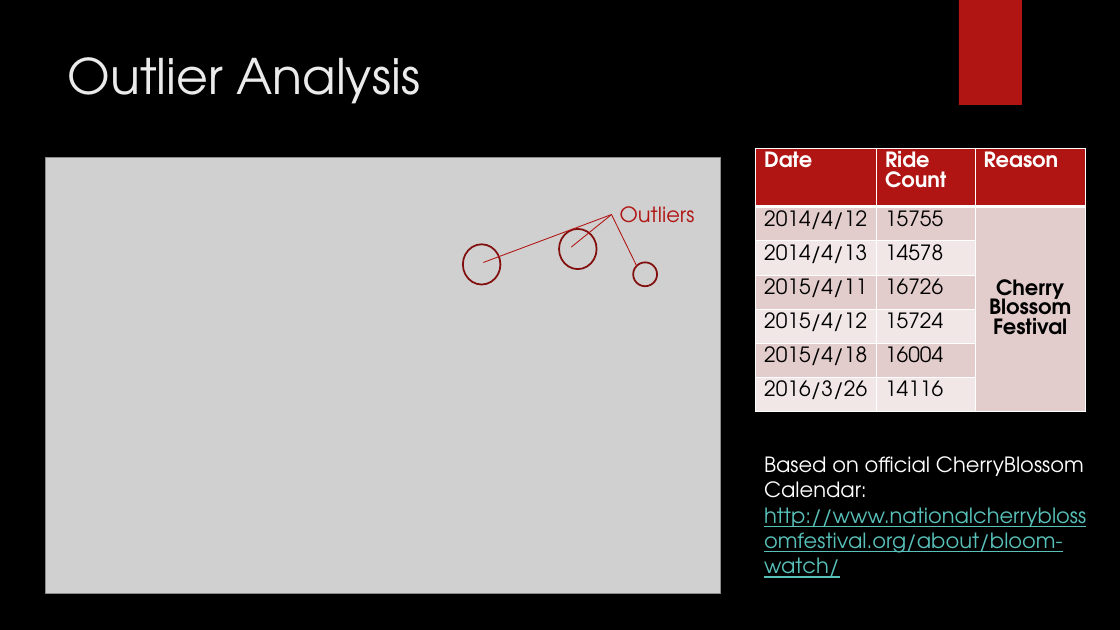
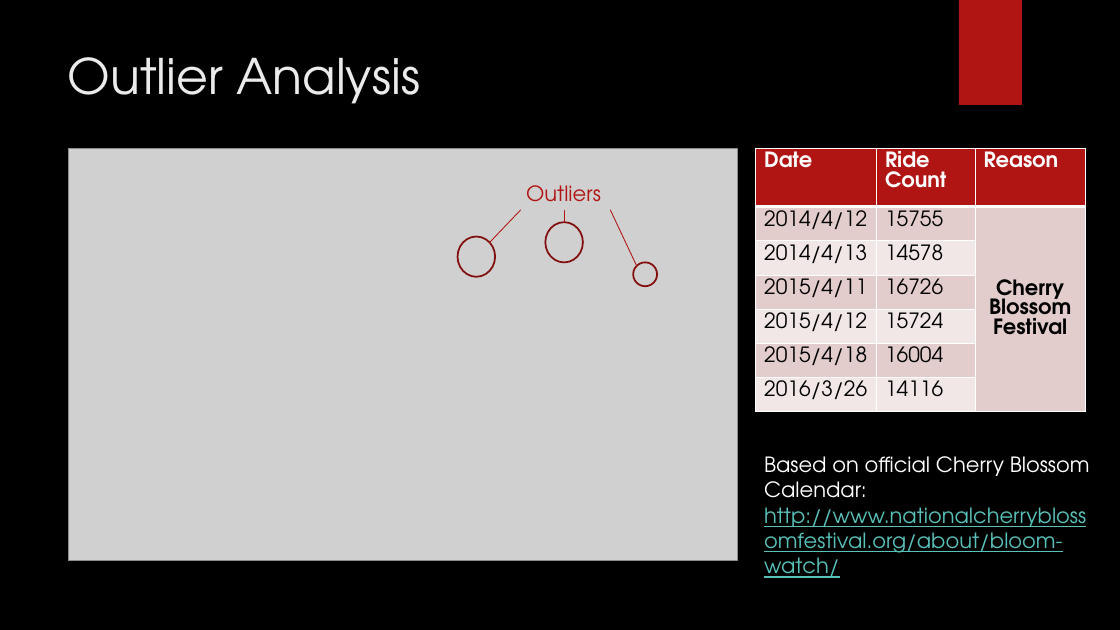
Before and after one commit to AniKarenina/INFM600_Fabulous, a slide deck: slide 8 of INFM600_0201_Fabulous_Presentation/INFM600_0201_Fabulous_Projet_Presentation.pptx. Drawn at 1120x630 pixels with LibreOffice and Linux fonts; fonts in the diff are those of the drawing; grey boxes stand for pictures; background and template pictures are left out. Boxes give left, top, right and bottom in pixels: in the first picture for what was removed or moved away, otherwise in the second. Text is boxed around its words. In the diff, an @@ line names an element or a change of style, - is before the commit and + after.

```diff
--- a/INFM600_0201_Fabulous_Presentation/INFM600_0201_Fabulous_Projet_Presentation.pptx
+++ b/INFM600_0201_Fabulous_Presentation/INFM600_0201_Fabulous_Projet_Presentation.pptx
@@ picture resized from (x1=46, y1=158, x2=721, y2=594) to (x1=69, y1=148, x2=738, y2=560) @@
@@ text "Outliers" moved from (x1=620, y1=206, x2=695, y2=232) to (x1=526, y1=185, x2=601, y2=211) @@
@@ ellipse moved from (x1=463, y1=245, x2=501, y2=285) to (x1=458, y1=237, x2=496, y2=277) @@
@@ line moved from (484, 262) - (612, 214) to (490, 243) - (521, 210) @@
@@ ellipse moved from (x1=560, y1=229, x2=597, y2=269) to (x1=545, y1=222, x2=583, y2=262) @@
@@ line moved from (612, 214) - (571, 247) to (565, 211) - (565, 222) @@
@@ line moved from (637, 266) - (612, 214) to (637, 266) - (611, 210) @@
@@ text at (x1=764, y1=456, x2=1090, y2=578): spaces changed @@
-Based on official CherryBlossom Calendar:
-http://www.nationalcherryblossomfestival.org/about/bloom-watch/
+Based on official Cherry Blossom Calendar:
+http://www.nationalcherryblossomfestival.org/about/bloom-watch/
```
Also in this commit, not shown: 4 other slides changed, 5 slides added, 1 slide removed.
